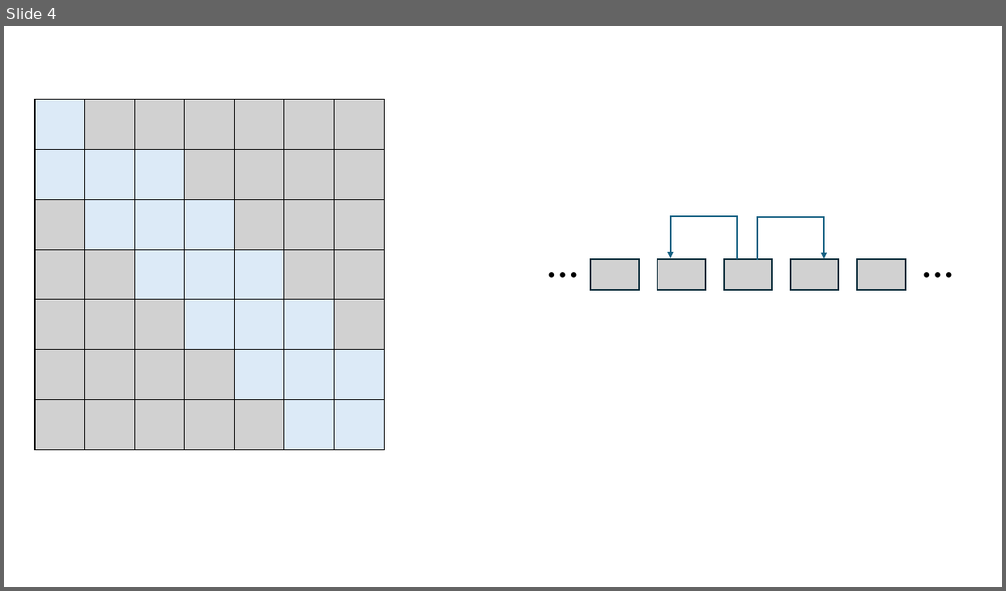
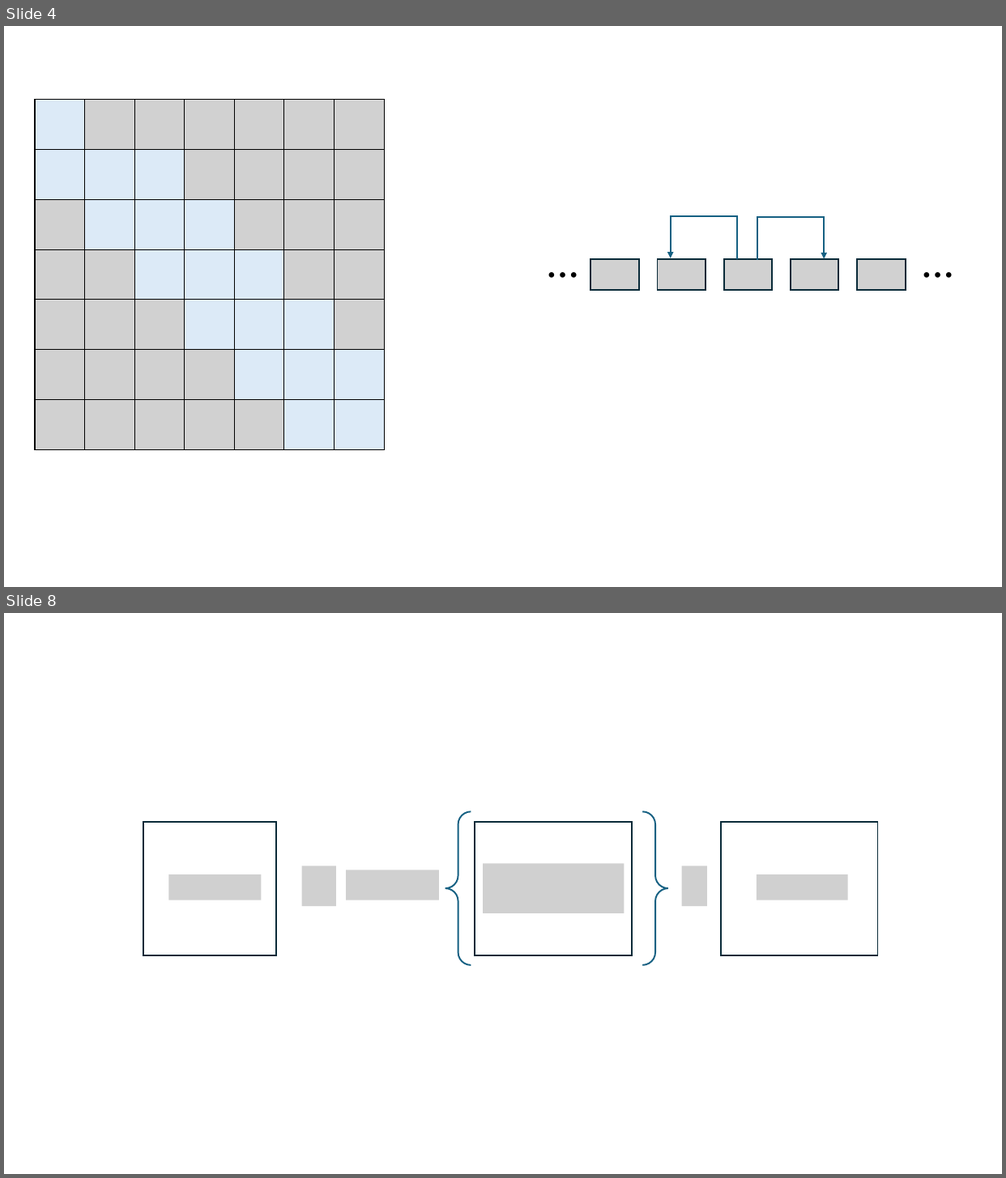
Before and after one commit to innovation-cat/innovation-cat.github.io, a slide deck: images/posts/2025-03-28-blog-post/新建 Microsoft PowerPoint 演示文稿.pptx. Shown one above the other, each under a label of ours: slide 4 before the commit, slides 4 and 8 after it; the slides between them are not shown. The pictures are 1006x591 and 1006x1178 pixels, drawn with LibreOffice and Linux fonts; fonts in the diff are those of the drawing; grey boxes stand for pictures. Boxes give left, top, right and bottom in pixels: in the first picture for what was removed or moved away, otherwise in the second. Text is boxed around its words. In the diff, an @@ line names an element or a change of style, - is before the commit and + after.

```diff
--- a/images/posts/2025-03-28-blog-post/新建 Microsoft PowerPoint 演示文稿.pptx
+++ b/images/posts/2025-03-28-blog-post/新建 Microsoft PowerPoint 演示文稿.pptx
@@ slide 8 added at <box>4,613,1002,1174</box>, background #FFFFFF @@
@@ rounded rectangle added at <box>143,823,276,956</box>, outline #092A39 1.5 pt @@
@@ brace pair added at <box>445,812,669,965</box>, outline #156082 1.5 pt @@
@@ rounded rectangle added at <box>475,823,632,956</box>, outline #092A39 1.5 pt @@
@@ rounded rectangle added at <box>720,823,878,956</box>, outline #092A39 1.5 pt @@
@@ picture added at <box>168,875,261,901</box> @@
@@ picture added at <box>302,866,336,906</box> @@
@@ picture added at <box>346,870,439,900</box> @@
@@ picture added at <box>484,864,624,914</box> @@
@@ picture added at <box>681,866,707,906</box> @@
@@ picture added at <box>756,875,848,901</box> @@
```
Also in this commit, not shown: 4 other slides added, 4 other files.
